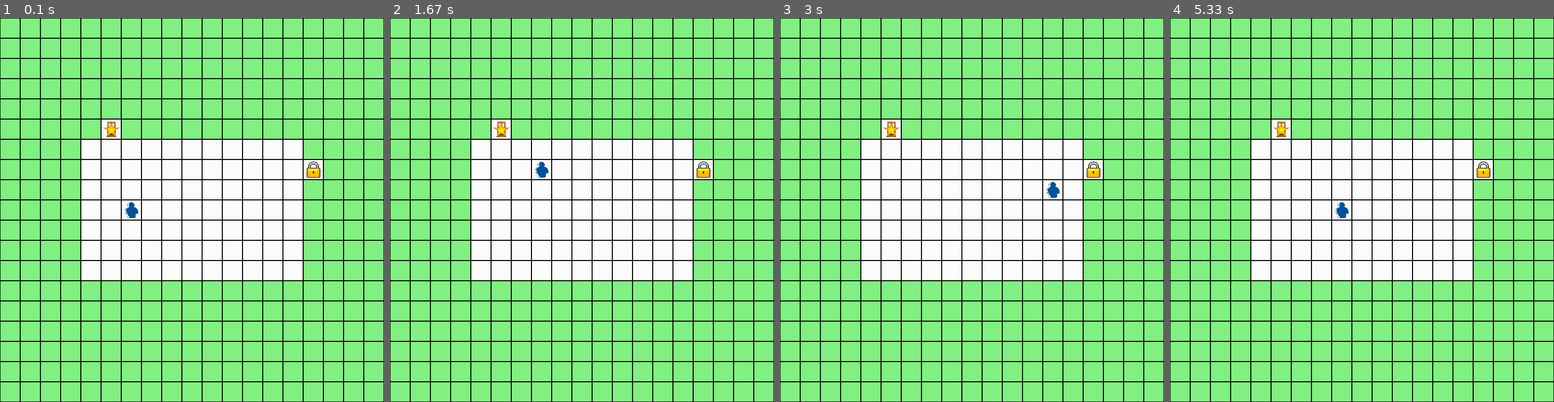
Above: before the commit, frames 1-4 (left to right).
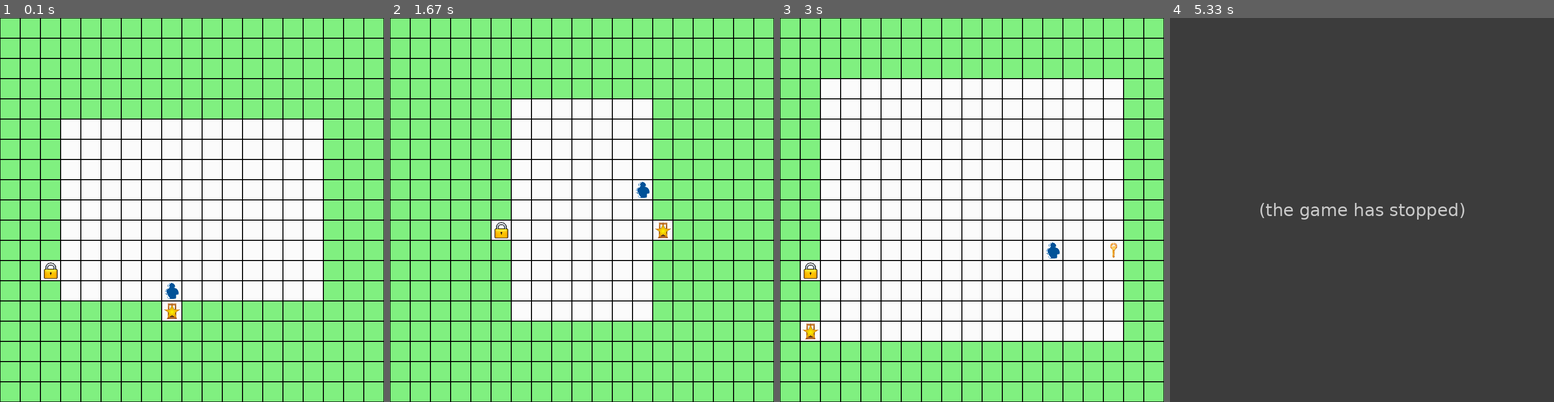
Above: after the commit, the same moments.

Repository: kespindler/cs295-final
Game: pygame game, started from run2.py
Same seed, same stepped clock (60 frames per second), same inputs: the game is played once before the commit and once after it. The source is Python 2; it was converted automatically to run under Python 3.
Inputs:
- Up to frame 1 (0.1 s): no input
- Up to frame 2 (1.67 s): no input
- Up to frame 3 (3 s): no input
- Up to frame 4 (5.33 s): no input

The runs differ from the first frame. In frame 1, 10% of the frame differs, in the area x 10-85%, y 26-79%; in frame 2, 14%; in frame 3, 30%; in frame 4, 100%, in the area x 0-100%, y 0-100%.
After the commit the program exited at 5 s; later frames show no game.

Commit message:
fix run crash, make runtime safer( through assert before overwrite file)

Diff:
--- a/agent.py
+++ b/agent.py
@@ -180,7 +180,7 @@
 #------------------------------------------
 
 class PerfectOptionAgent(SarsaAgent):
-    def __init__(self, state_desc):
+    def __init__(self, state_desc, action_desc):
         self.options = [KeyOption(), LockOption(), DoorOption()]
         SarsaAgent.__init__(self, state_desc, (len(self.options),))
         self.dims = len(state_desc)  # dims in state vector that we care about
--- a/run.py
+++ b/run.py
@@ -14,9 +14,14 @@
 
 problemSpaceDim = 5
 #agentSpaceDim = 12
-actionDesc = (6,)
+#actionDesc = (6,)
 
 folder = 'lightworlds'
+outcsv = 'agent.csv'
+outpng = 'agent.png'
+assert not os.path.exists(outcsv)
+assert not os.path.exists(outpng)
+
 worldfnames = [os.path.join(folder, f) for f in os.listdir(folder)]
 
 N_DUPS = 3
@@ -30,14 +35,14 @@
     print 'Begin lightworld', lightworldfname
     env = Lightworld(*rooms_from_fpath(lightworldfname))
     stateDesc = env.dimensions()[0:problemSpaceDim]
-    actionDesc = (6,)
-    agent = PerfectOptionAgent(stateDesc)
+    action_desc = (6,)
+    agent = PerfectOptionAgent(stateDesc, action_desc)
     #rend = PygameRenderer(env)
     rend = None
     episode_lengths = run_experiment(env, agent, rend, episodes = N_EPISODES)
     q.put(episode_lengths)
 
-run_iteration(worldfnames[0])
+run_iteration(worldfnames[0]) #ensures a single run runs successfully...
 lightworldfpaths = [f for f in worldfnames for _ in range(N_DUPS)]
 pool = mp.Pool(8)
 pool.map(run_iteration, lightworldfpaths)
@@ -49,6 +54,6 @@
     i += 1
 
 means = resultarr.mean(0)
-np.savetxt('sarsaagent.csv', resultarr,delimiter=',')
+np.savetxt(outcsv, resultarr,delimiter=',')
 plt.plot(means)
-plt.savefig('sarsaagent.png')
+plt.savefig(outpng)
--- a/run2.py
+++ b/run2.py
@@ -35,8 +35,8 @@
     env = Lightworld(*rooms_from_fpath(lightworldfname))
     stateDesc = env.dimensions()[0:problemSpaceDim]
     actionDesc = (6,)
-    #agent = PerfectOptionAgent(stateDesc, actionDesc)
-    agent = SarsaAgent(stateDesc, actionDesc)
+    agent = PerfectOptionAgent(stateDesc, actionDesc)
+    #agent = SarsaAgent(stateDesc, actionDesc)
     try:
         rend = PygameRenderer(env)
     except:
